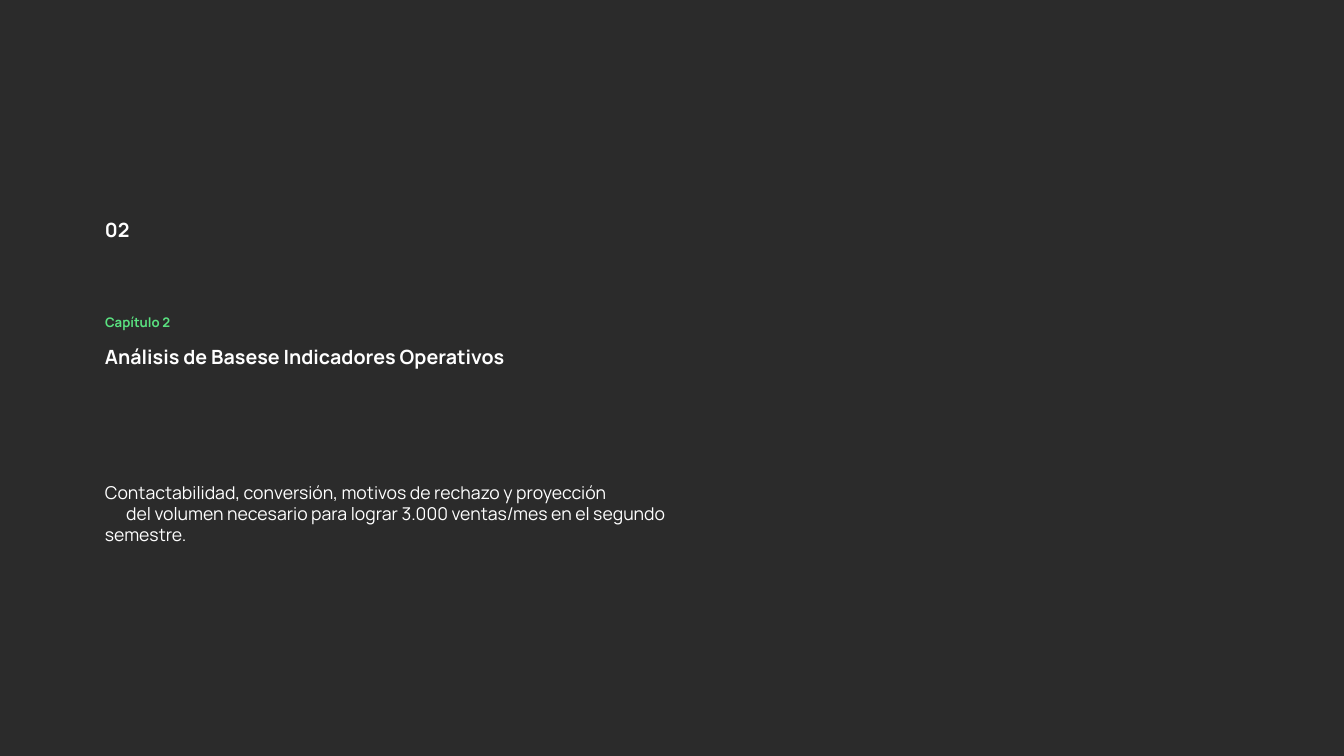
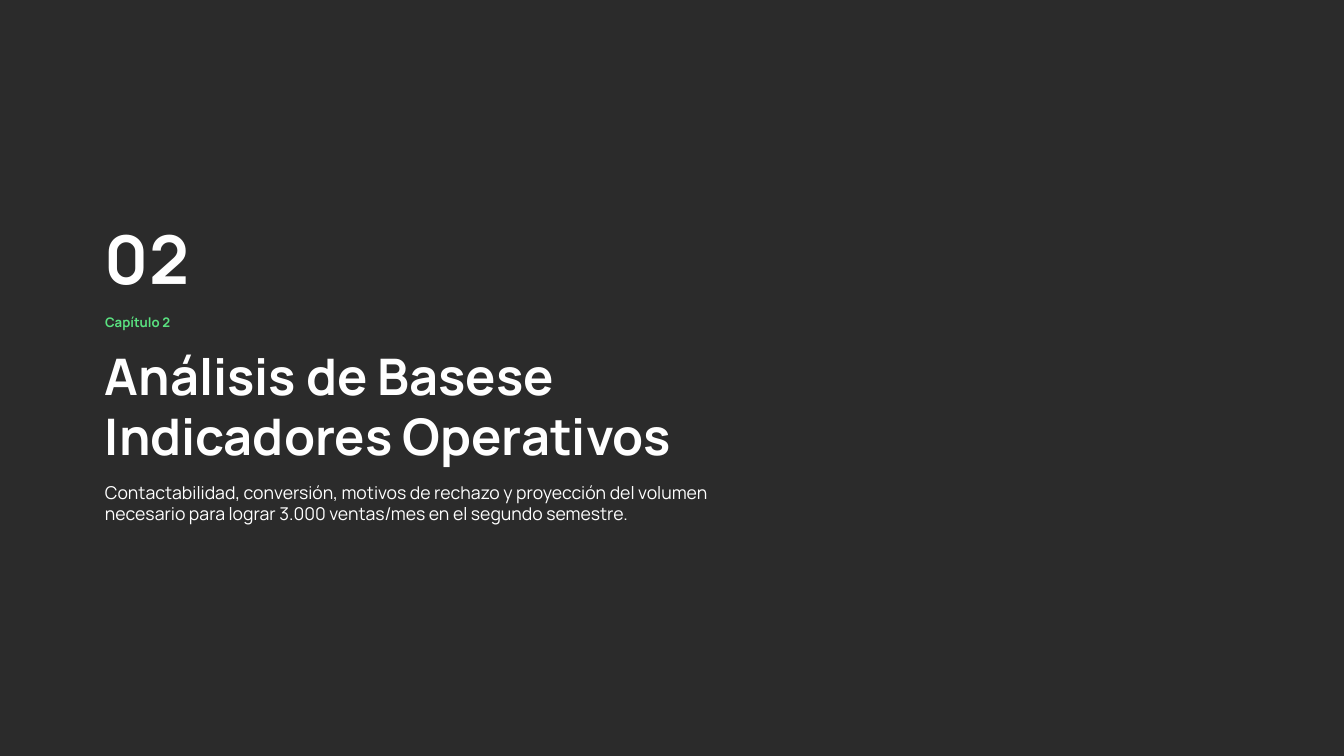
Before and after one commit to JeamPaulLabs/InformeSemestral, a slide deck: slide 19 of televentas/INFORME_TELEVENTAS_HIBRIDO_V2_SKELETON.pptx (slide 20 before the commit). Drawn at 1344x756 pixels with LibreOffice and Linux fonts; fonts in the diff are those of the drawing; background and template pictures are left out; a plain dark background stands for a picture behind light text. Boxes give left, top, right and bottom in pixels: in the first picture for what was removed or moved away, otherwise in the second. Text is boxed around its words. In the diff, an @@ line names an element or a change of style, - is before the commit and + after.

```diff
--- a/televentas/INFORME_TELEVENTAS_HIBRIDO_V2_SKELETON.pptx
+++ b/televentas/INFORME_TELEVENTAS_HIBRIDO_V2_SKELETON.pptx
@@ text "02" at [105, 234, 189, 285]: size 14 to 48 pt @@
@@ text "Análisis de Basese Indicadores Operativos" at [105, 354, 671, 467]: size 14 to 36 pt @@
@@ text at [105, 485, 707, 525]: text changed @@
-Contactabilidad, conversión, motivos de rechazo y proyección
-del volumen necesario para lograr 3.000 ventas/mes en el segundo semestre.
+Contactabilidad, conversión, motivos de rechazo y proyección del volumen necesario para lograr 3.000 ventas/mes en el segundo semestre.
```
Also in this commit, not shown: 28 other slides changed, 1 slide removed, 7 other files.
